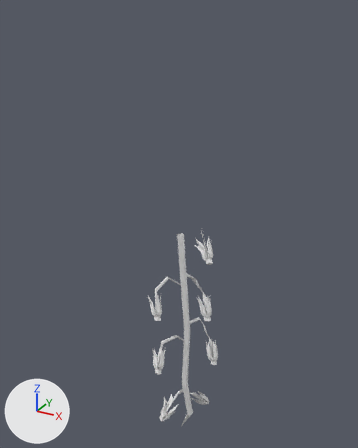
One commit to the OBJ model meshes/env/plants/v6_rachis1.obj: the scene before it, then after it.
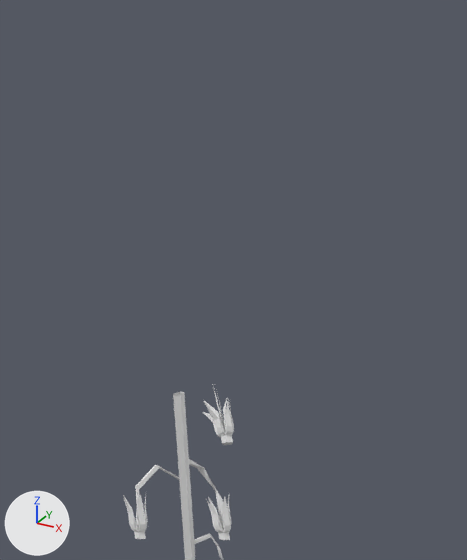
Old and new are each drawn whole from a camera (50 mm lens) standing at (0.127, -0.235, 0.143) and looking at (-0.005, 0.005, 0.023) and again close up on the part from 21% to 98% of the width and 0% to 74% of the height. Lighting does not change. The marker at lower left points along +X, +Y and +Z. The last two pictures show the newer version. Where no turn or scale is listed for an object, it has been applied to the vertices. Vertices at exactly the same position are counted once.

Before the edit, the objects in view are built like this:
```python
me_v6_rachis1 = bpy.data.meshes.new('v6_rachis1')
me_v6_rachis1.from_pydata(...)  # 715 vertices, 1352 faces; spans x -0.0115..0.0281, y -0.0318..0.0031, z -0.1203..0.0267
ob_v6_rachis1 = bpy.data.objects.new('v6_rachis1', me_v6_rachis1)
ob_v6_rachis1.location = (0.0, 0.0, 0.0)
```
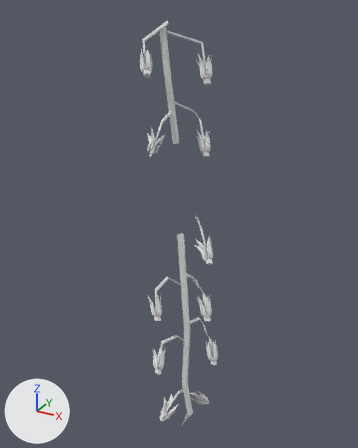
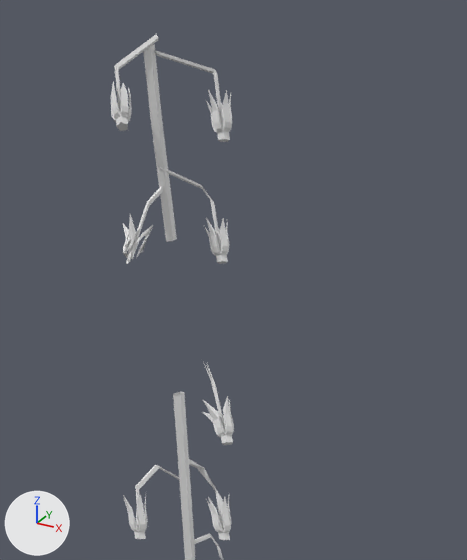
Where the change shows, as pixel boxes [x1, y1, x2, y2] in the close-ups (467 x 560 px):
'v6_rachis1', reshaped
    before: [123, 384, 234, 560]
    after: [111, 35, 234, 560]
part 1 of me_v6_rachis1, added
    after: [160, 167, 229, 264]
part 2 of me_v6_rachis1, added
    after: [154, 50, 232, 142]
part 3 of me_v6_rachis1, added
    after: [111, 35, 158, 131]
part 4 of me_v6_rachis1, added
    after: [123, 214, 140, 260]
part 5 of me_v6_rachis1, added
    after: [126, 187, 163, 264]
part 6 of me_v6_rachis1, added
    after: [143, 44, 177, 242]
part 7 of me_v6_rachis1, added
    after: [203, 362, 231, 430]
part 8 of me_v6_rachis1, added
    after: [136, 225, 153, 258]

Edits to the bpy script that builds the scene:
```text
Change me_v6_rachis1:
    used by ob_v6_rachis1; location = (0.0, 0.0, 0.0)
    remove me_v6_rachis1.from_pydata(...)  # 715 vertices, 1352 faces; spans x -0.0115..0.0281, y -0.0318..0.0031, z -0.1203..0.0267
    add me_v6_rachis1.from_pydata(...)  # 1114 vertices, 2092 faces; spans x -0.0275..0.0281, y -0.0318..0.0328, z -0.1203..0.1354
    me_v6_rachis1 part 1: a new loose piece of 100 vertices spanning x -0.0173..0.0063, y 0.0131..0.0328, z 0.0606..0.0944
    me_v6_rachis1 part 2: a new loose piece of 97 vertices spanning x -0.0182..0.0083, y 0.0125..0.027, z 0.103..0.1307
    me_v6_rachis1 part 3: a new loose piece of 95 vertices spanning x -0.0275..-0.0159, y -0.0086..0.0135, z 0.1076..0.1354
    me_v6_rachis1 part 4: a new loose piece of 39 vertices spanning x -0.0268..-0.0183, y -0.0024..0.0117, z 0.0641..0.08
    me_v6_rachis1 part 5: a new loose piece of 15 vertices spanning x -0.0208..-0.0151, y -0.0031..0.0143, z 0.0635..0.0874
    me_v6_rachis1 part 6: a new loose piece of 15 vertices spanning x -0.0212..-0.0125, y 0.0102..0.0184, z 0.068..0.1323
    me_v6_rachis1 part 7
    19 vertices are added at x 0.0068..0.0193, y -0.008..0.0033, z 0.011..0.0333
    51 new faces join them
    me_v6_rachis1 part 8
    19 vertices are added at x -0.0194..-0.0139, y -0.0007..0.0097, z 0.0645..0.0764
    23 new faces join them
```
